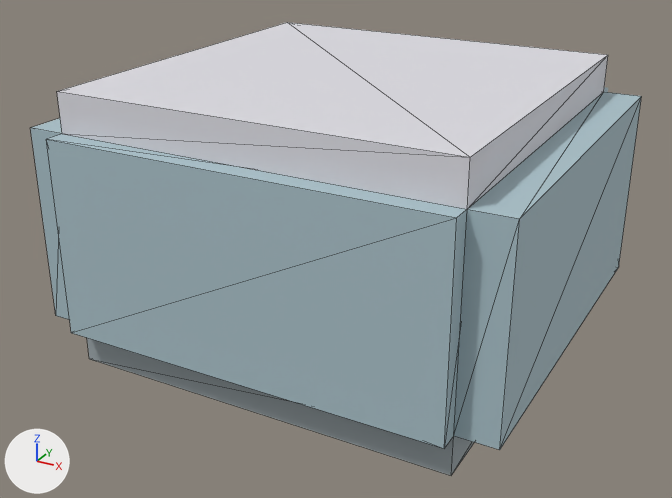
Two versions of the OBJ model saltwash-360/static_assets/Nerka.obj, one commit apart.
Camera for both pictures: a camera (50 mm lens) standing at (21.2, -40.4, 22.5) and looking at (-0.3, -1.3, 2.9). The lights are fixed; the arrows at lower left show +X, +Y and +Z. Mesh edges are drawn as thin lines. Where no turn or scale is listed for an object, it has been applied to the vertices.

Script lines for the objects in view, before the commit:
```python
ob_cube_001_cube_003 = bpy.data.objects.new('Cube.001_Cube.003', me_cube_001_cube_003)
ob_cube_001_cube_003.location = (0.0, 0.0, 0.0)
ob_cube_002_cube_006 = bpy.data.objects.new('Cube.002_Cube.006', me_cube_002_cube_006)
ob_cube_002_cube_006.location = (0.0, 0.0, 0.0)
ob_cube_003_cube_010 = bpy.data.objects.new('Cube.003_Cube.010', me_cube_003_cube_010)
ob_cube_003_cube_010.location = (0.0, 0.0, 0.0)
ob_cube_004_cube_011 = bpy.data.objects.new('Cube.004_Cube.011', me_cube_004_cube_011)
ob_cube_004_cube_011.location = (0.0, 0.0, 0.0)
ob_cube_005_cube_001 = bpy.data.objects.new('Cube.005_Cube.001', me_cube_005_cube_001)
ob_cube_005_cube_001.location = (0.0, 0.0, 0.0)
# also in view: 'Cube' at (0.0, 0.0, -1.0)
```
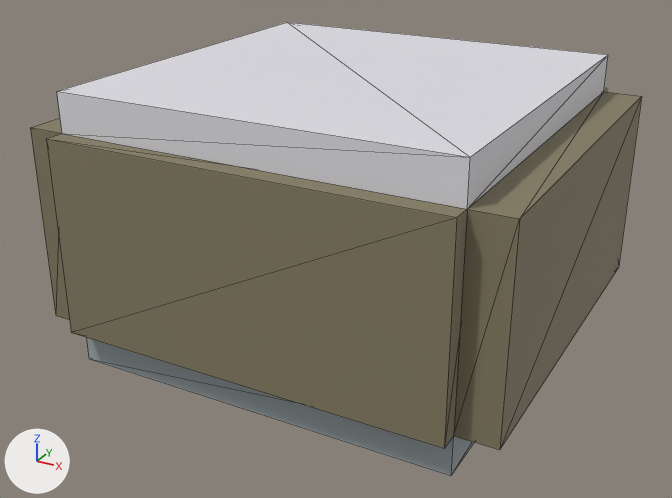
Boxes (x1, y1, x2, y2) around the edits, measured in the pictures (672 x 498 px):
```json
{"object": "Cube.004_Cube.011", "change": "surface changed", "before": [46, 134, 467, 448], "after": [46, 134, 467, 448], "on screen": "grey to brown"}
{"object": "Cube.001_Cube.003", "change": "surface changed", "before": [454, 92, 642, 450], "after": [454, 92, 642, 450], "on screen": "grey to brown"}
{"object": "Cube.002_Cube.006", "change": "surface changed", "before": [30, 118, 70, 320], "after": [30, 118, 70, 320], "on screen": "grey to brown"}
```

Edits to the scene script, one JSON object a line:
```json
{"op": "add", "block": "img_fernwall_png", "code": ["img_fernwall_png = load_image('FernWall.png', 'FernWall.png', 256, 256, 'sRGB')"]}
{"op": "set", "path": "mat_wall_none.texture", "old": "img_floralwall_png", "new": "img_fernwall_png"}
```
